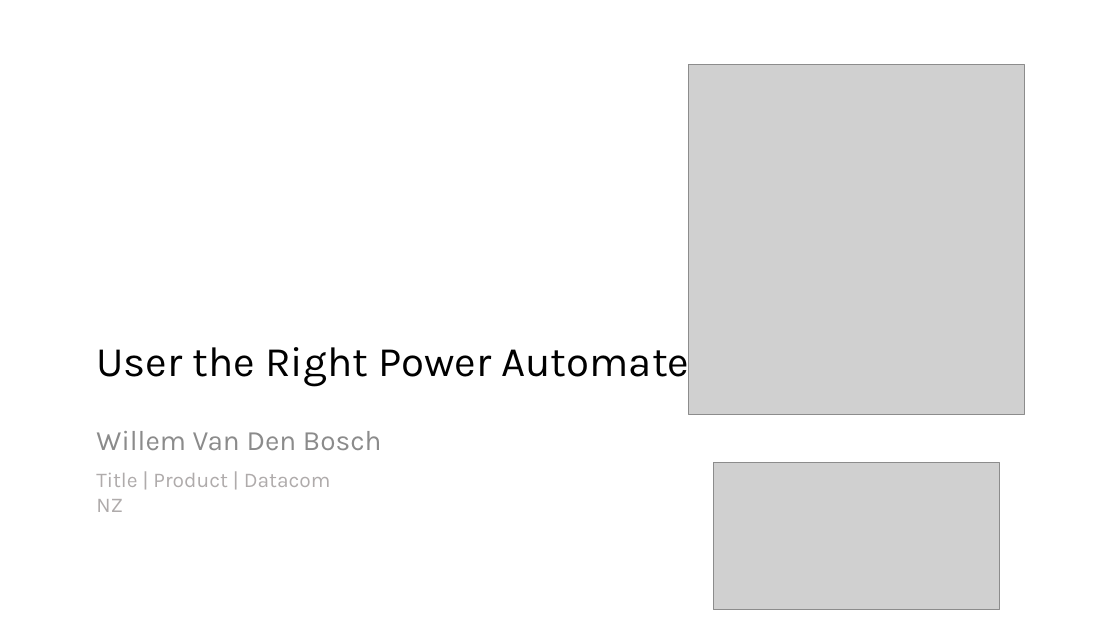
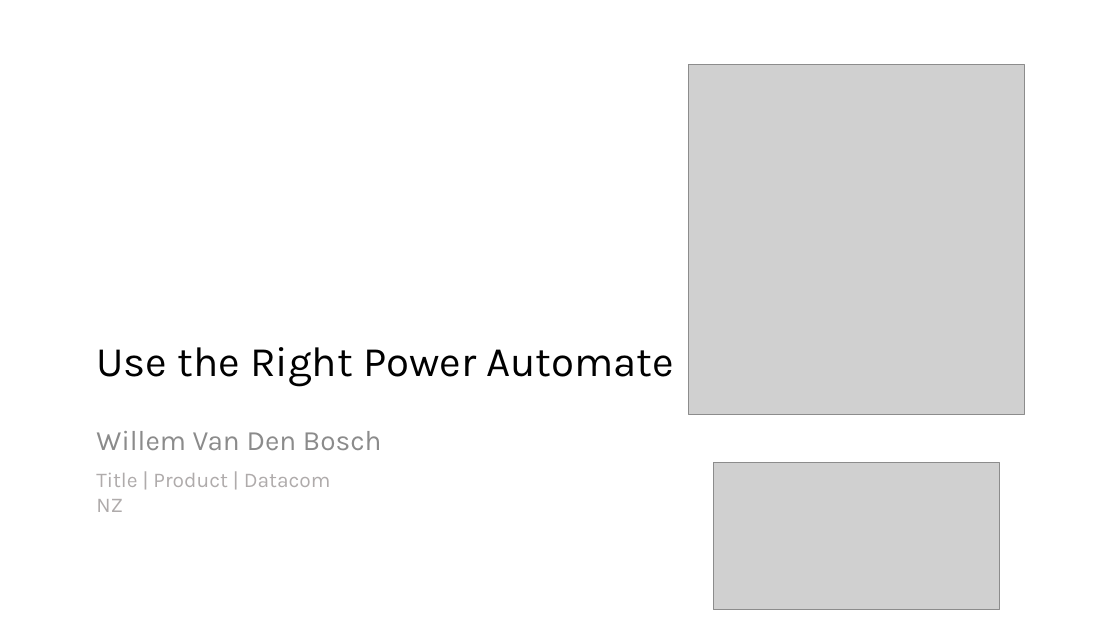
Before and after one commit to ramimounla/GlobalPowerPlatformBootcamp, a slide deck: slide 1 of Slides/Willem Van Den Bosch - User the right Power Automate - 300 GPPB Wellington.pptx. Drawn at 1120x630 pixels with LibreOffice and Linux fonts; fonts in the diff are those of the drawing; grey boxes stand for pictures. Boxes give left, top, right and bottom in pixels: in the first picture for what was removed or moved away, otherwise in the second. Text is boxed around its words. In the diff, an @@ line names an element or a change of style, - is before the commit and + after.

Commit message:
Updated Anu presentation

```diff
--- a/Slides/Willem Van Den Bosch - User the right Power Automate - 300 GPPB Wellington.pptx
+++ b/Slides/Willem Van Den Bosch - User the right Power Automate - 300 GPPB Wellington.pptx
@@ title at [96, 347, 674, 387]: text changed @@
-User the Right Power Automate
+Use the Right Power Automate
```
Also in this commit, not shown: 2 other files.
